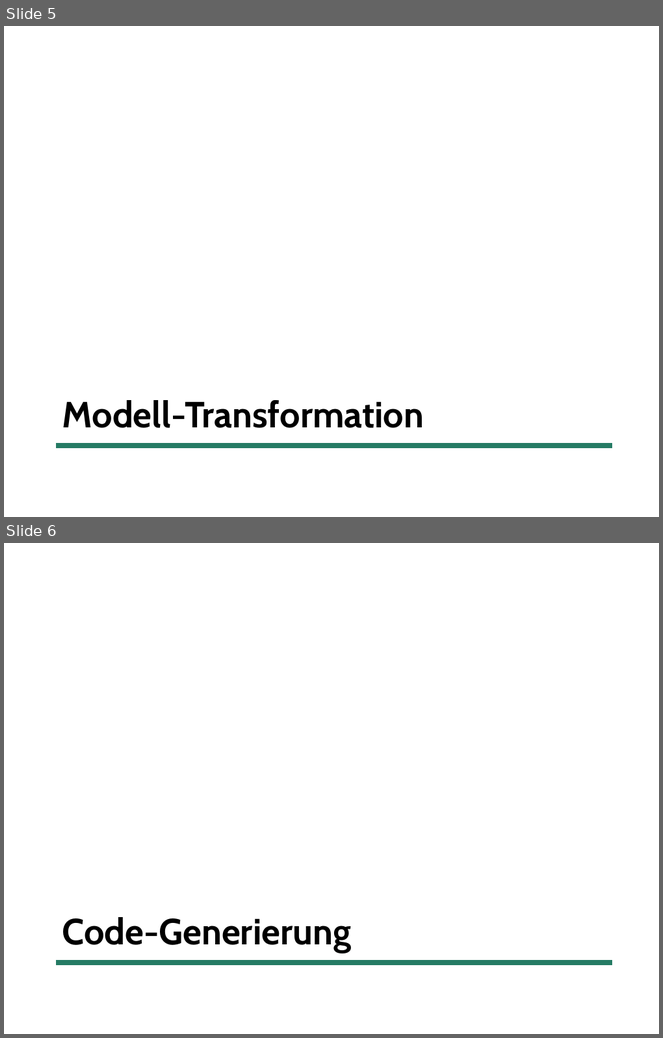
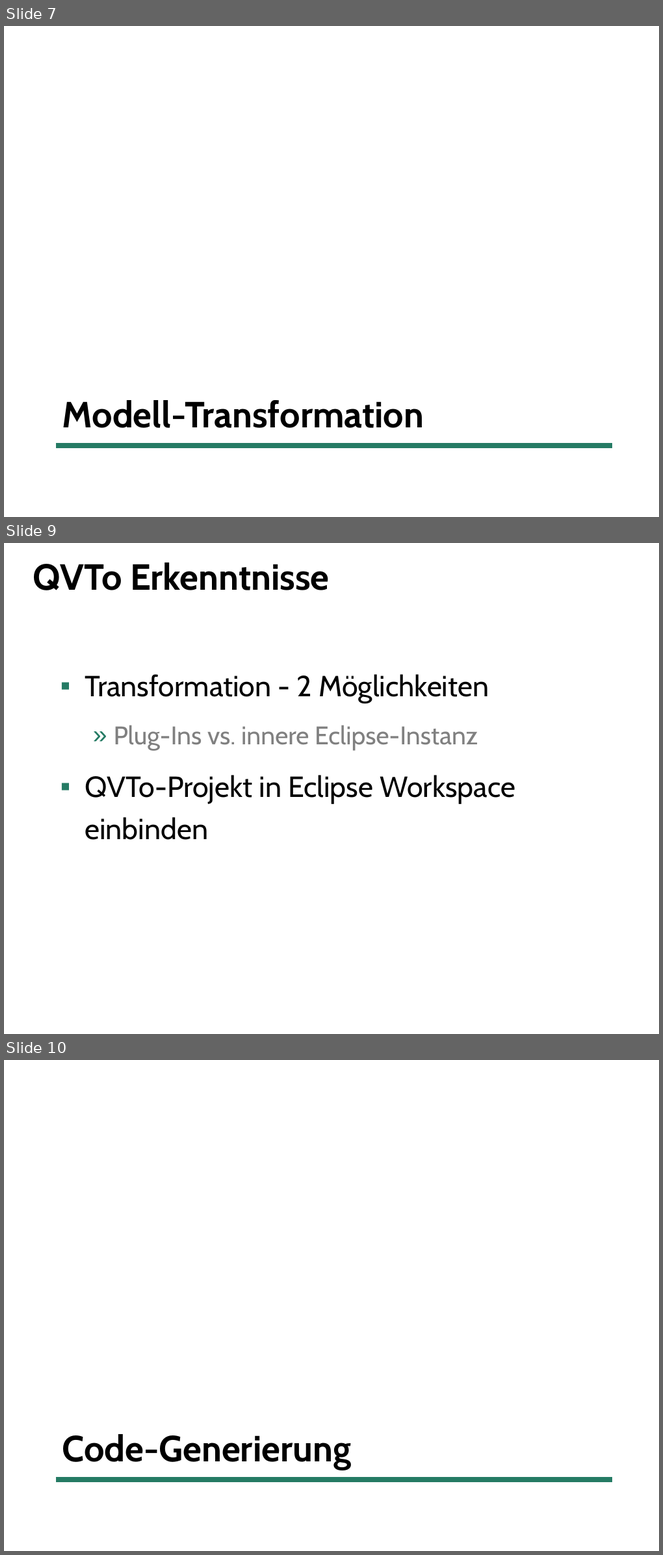
Before and after one commit to uwecl/MDSD-Praktikum, a slide deck: presentation/MDSD-Abschlusspraesentation.pptx. Shown one above the other, each under a label of ours: slides 5 and 6 before the commit, slides 7, 9 and 10 after it; the slides between them are not shown. The pictures are 663x1038 and 663x1555 pixels, drawn with LibreOffice and Linux fonts; fonts in the diff are those of the drawing. Boxes give left, top, right and bottom in pixels: in the first picture for what was removed or moved away, otherwise in the second. Text is boxed around its words. In the diff, an @@ line names an element or a change of style, - is before the commit and + after.

```diff
--- a/presentation/MDSD-Abschlusspraesentation.pptx
+++ b/presentation/MDSD-Abschlusspraesentation.pptx
@@ slide 9 added at (4,543,659,1034), background #FFFFFF @@
@@ title added at (33,563,329,590), 40 pt, text #000000, bold @@
+QVTo Erkenntnisse
@@ text added at (85,674,516,840), 32 pt, text #000000 @@
+▪ Transformation - 2 Möglichkeiten
+  » Plug-Ins vs. innere Eclipse-Instanz
+▪ QVTo-Projekt in Eclipse Workspace einbinden
@@ what was slide 5 is now slide 7 @@
@@ what was slide 6 is now slide 10 @@
```
Also in this commit, not shown: 2 slides changed, 3 other slides added.
